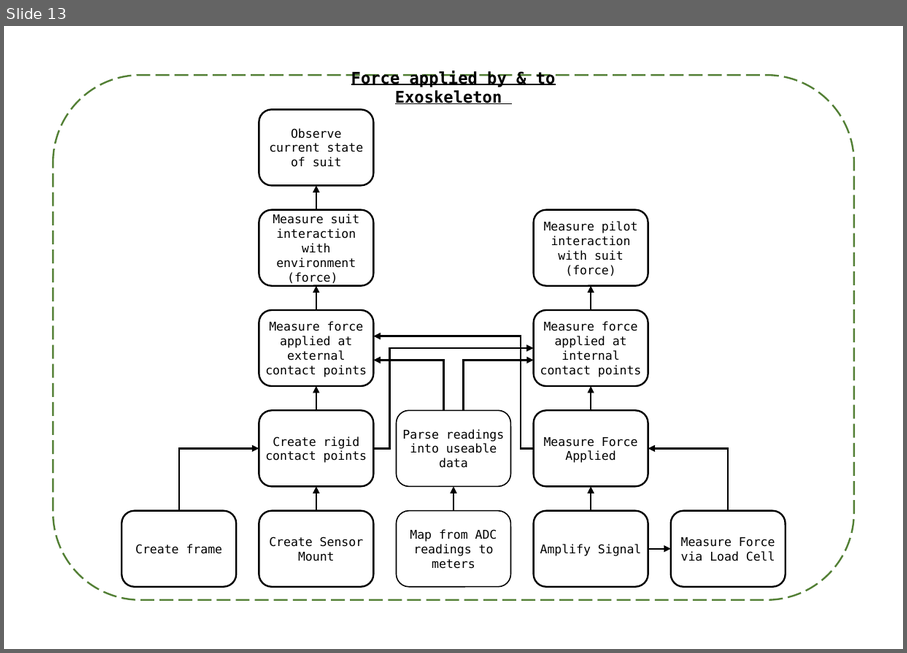
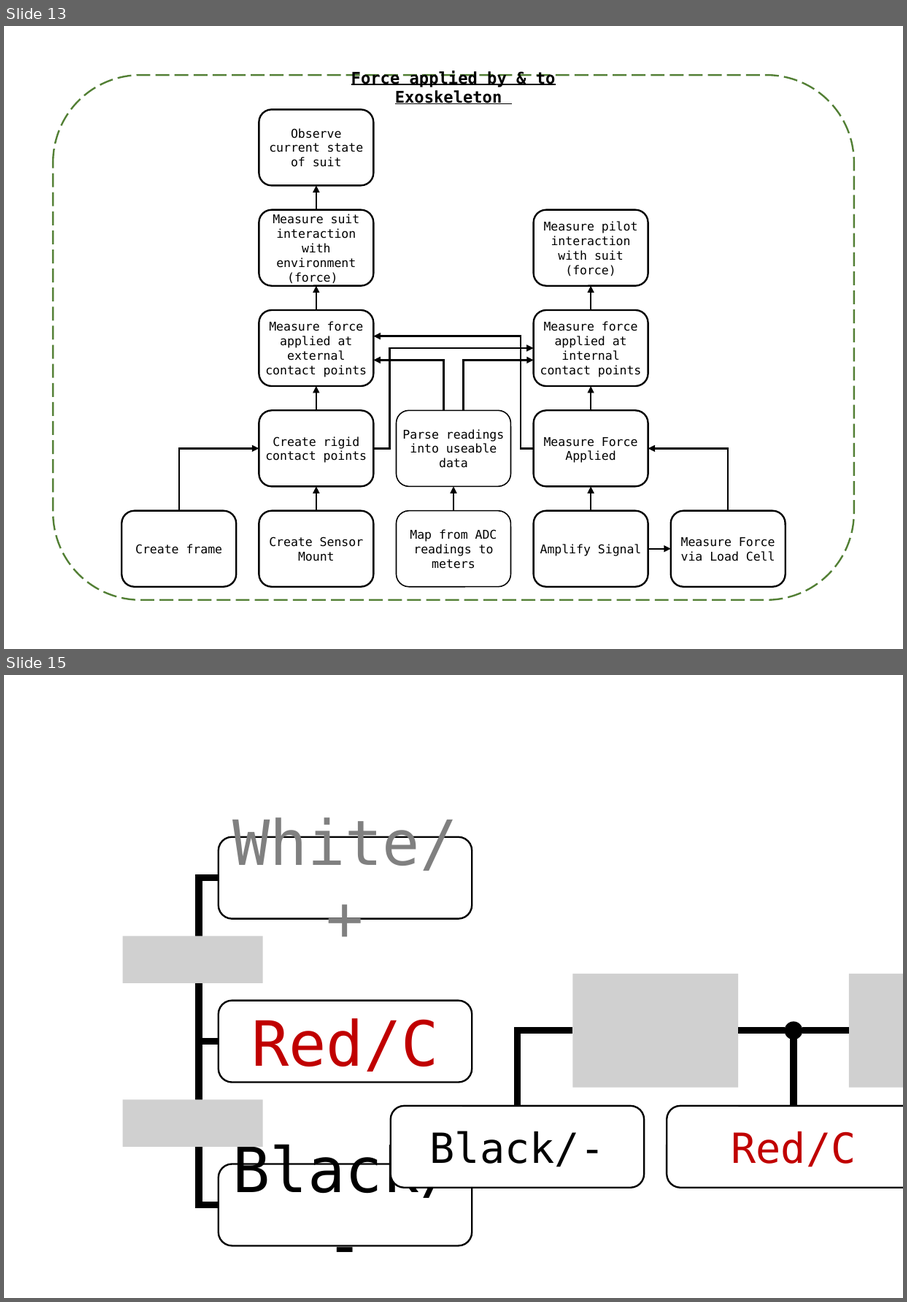
Before and after one commit to samuelwilliams413/METR4901, a slide deck: Report/FuncDecomp.pptx. Shown one above the other, each under a label of ours: slide 13 before the commit, slides 13 and 15 after it; the slides between them are not shown. The pictures are 907x653 and 907x1302 pixels, drawn with LibreOffice and Linux fonts; fonts in the diff are those of the drawing; grey boxes stand for pictures. Boxes give left, top, right and bottom in pixels: in the first picture for what was removed or moved away, otherwise in the second. Text is boxed around its words. In the diff, an @@ line names an element or a change of style, - is before the commit and + after.

```diff
--- a/Report/FuncDecomp.pptx
+++ b/Report/FuncDecomp.pptx
@@ slide 15 added at bbox=[4, 675, 903, 1298], background #FFFFFF @@
@@ rounded rectangle added at bbox=[218, 837, 473, 918], fill #FFFFFF, outline #000000 1.5 pt, 54 pt, text #808080 @@
+White/+
@@ elbow line added from (220, 878) to (218, 1041), #000000 6 pt @@
@@ picture added at bbox=[123, 936, 263, 983] @@
@@ rounded rectangle added at bbox=[218, 1001, 473, 1082], fill #FFFFFF, outline #000000 1.5 pt, 54 pt, text #C00000 @@
+Red/C
@@ elbow line added from (220, 1041) to (218, 1205), #000000 6 pt @@
@@ group added at bbox=[391, 974, 903, 1187]: 3 lines, 2 rounded rectangles, 2 pictures, 1 ellipse, 1 elbow line @@
+Black/-
+Red/C
@@ picture added at bbox=[123, 1099, 263, 1147] @@
@@ rounded rectangle added at bbox=[218, 1164, 473, 1246], fill #FFFFFF, outline #000000 1.5 pt, 54 pt, text #000000 @@
+Black/-
```
Also in this commit, not shown: 1 slide changed, 1 other slide added, 1 slide removed, 2 other files.
